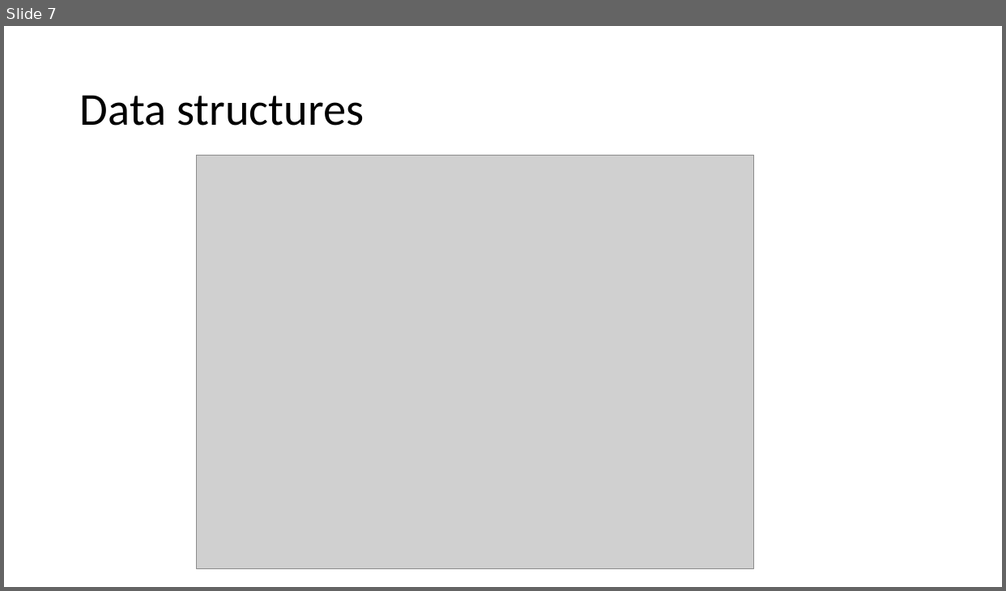
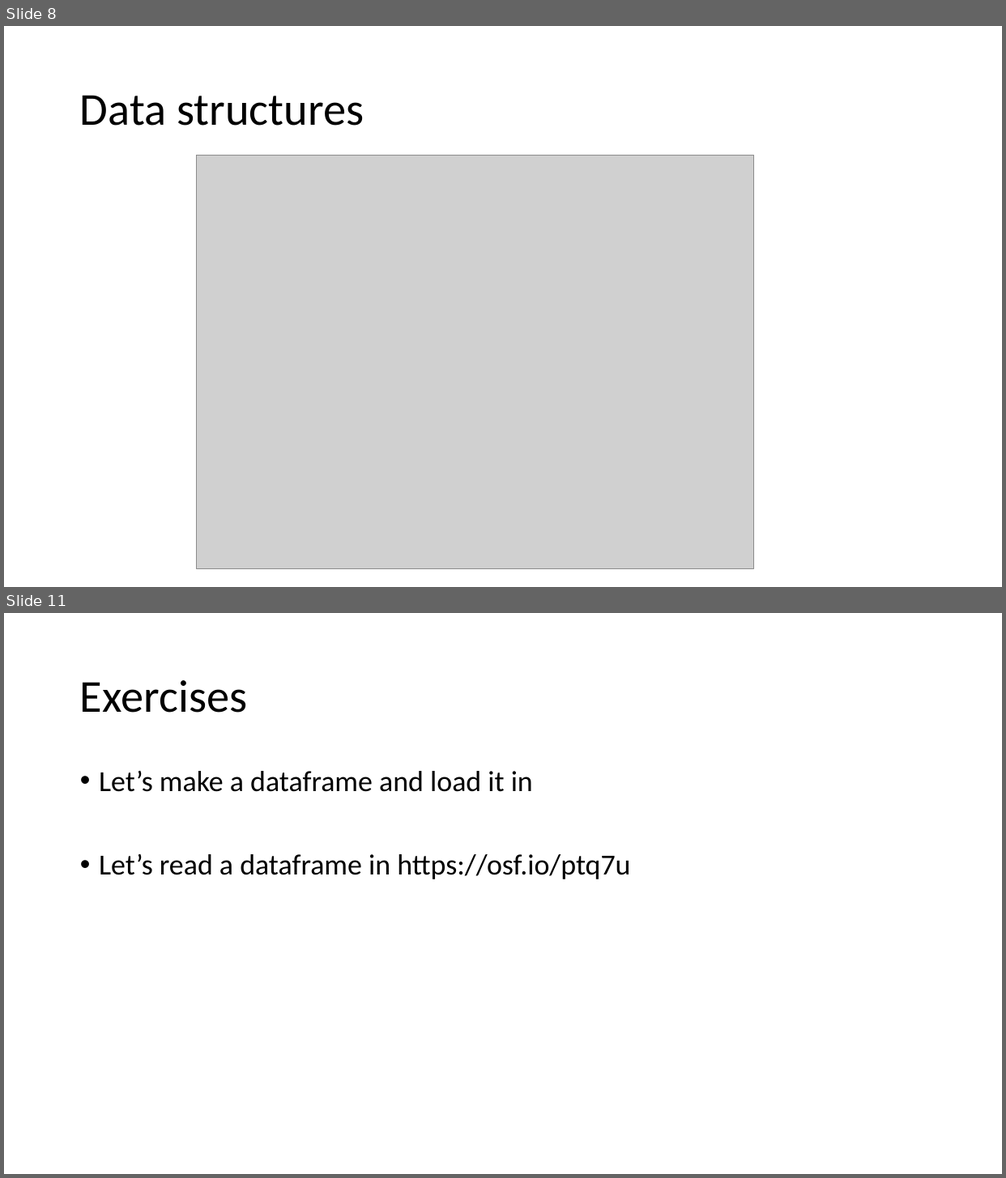
Before and after one commit to ajrtallman/StatisticsinLinguistics_FSU_2023_2024, a slide deck: 02_slides/Slides Statistics for Linguists 2023-10-25.odp. Shown one above the other, each under a label of ours: slide 7 before the commit, slides 8 and 11 after it; the slides between them are not shown. The pictures are 1006x591 and 1006x1178 pixels, drawn with LibreOffice and Linux fonts; fonts in the diff are those of the drawing; grey boxes stand for pictures. Boxes give left, top, right and bottom in pixels: in the first picture for what was removed or moved away, otherwise in the second. Text is boxed around its words. In the diff, an @@ line names an element or a change of style, - is before the commit and + after.

```diff
--- a/02_slides/Slides Statistics for Linguists 2023-10-25.odp
+++ b/02_slides/Slides Statistics for Linguists 2023-10-25.odp
@@ slide 11 added at (x1=4, y1=613, x2=1002, y2=1174), background #FFFFFF @@
@@ title added at (x1=80, y1=680, x2=247, y2=713), 44 pt, text #000000 @@
+Exercises
@@ text added at (x1=99, y1=771, x2=630, y2=879), 28 pt, text #000000 @@
+• Let’s make a dataframe and load it in
+• Let’s read a dataframe in https://osf.io/ptq7u
@@ what was slide 7 is now slide 8 @@
```
Also in this commit, not shown: 2 slides changed, 3 other slides added, 7 other files.
